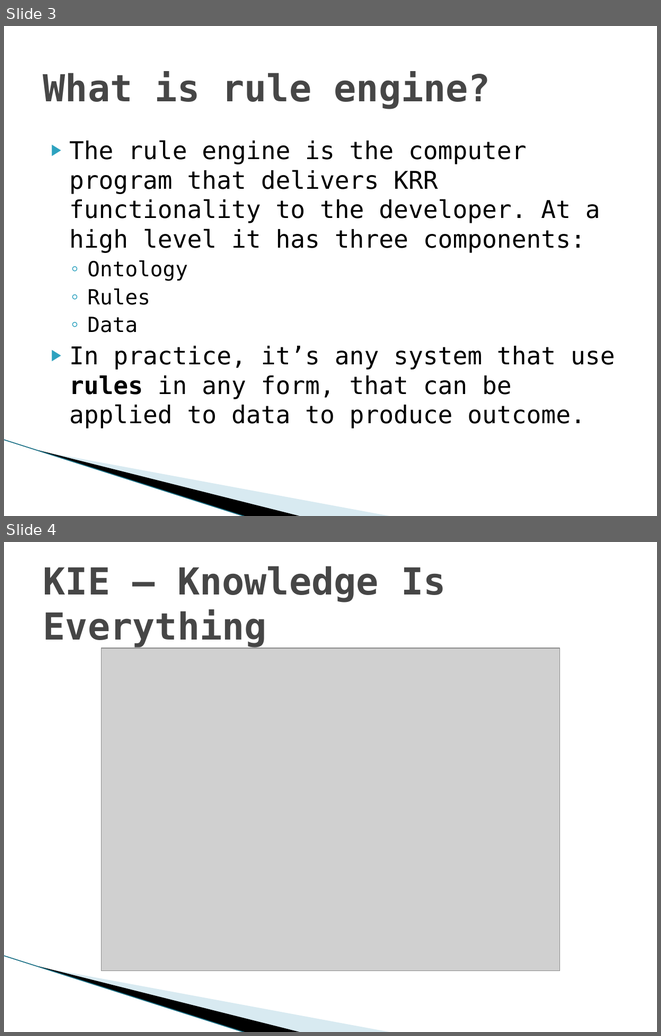
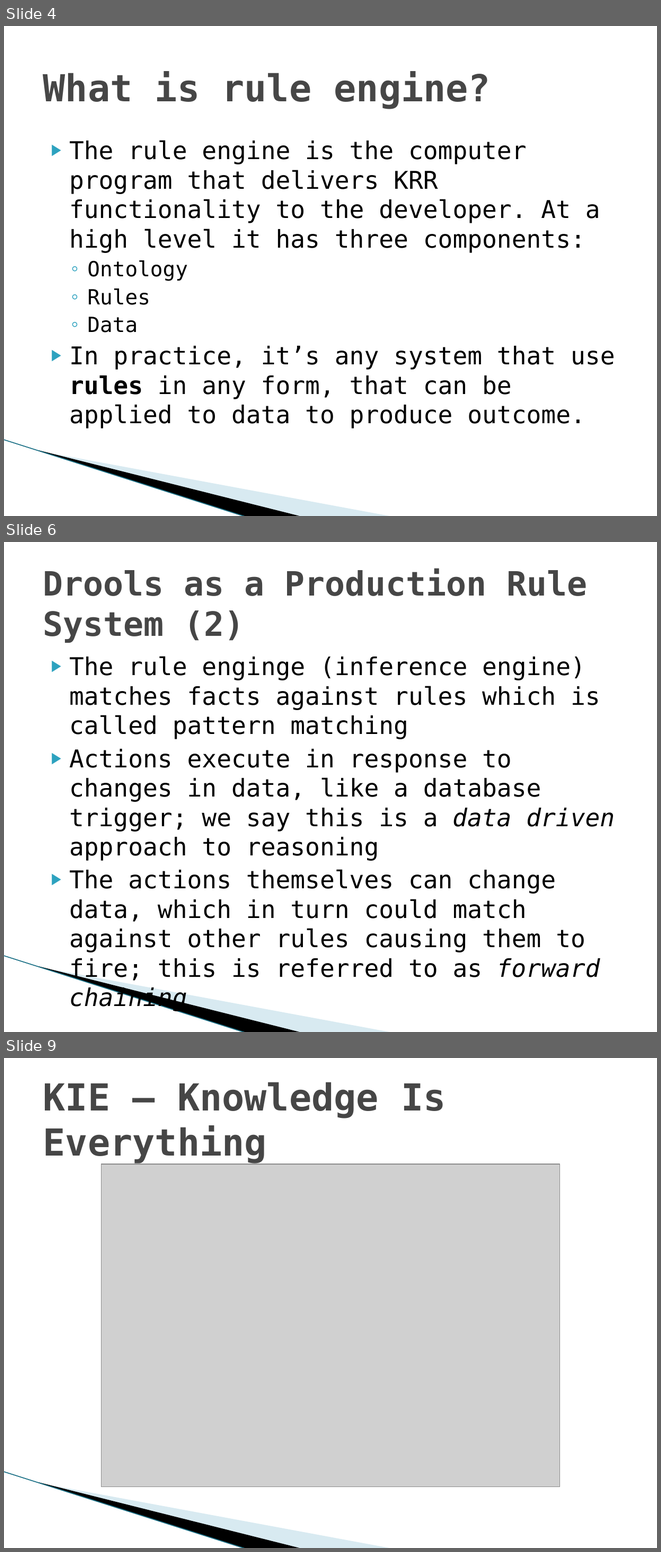
Before and after one commit to gspandy/drools-presentation-and-examples, a slide deck: drools-business-rules-engine.pptx. Shown one above the other, each under a label of ours: slides 3 and 4 before the commit, slides 4, 6 and 9 after it; the slides between them are not shown. The pictures are 661x1036 and 661x1552 pixels, drawn with LibreOffice and Linux fonts; fonts in the diff are those of the drawing; grey boxes stand for pictures; background and template pictures are left out. Boxes give left, top, right and bottom in pixels: in the first picture for what was removed or moved away, otherwise in the second. Text is boxed around its words. In the diff, an @@ line names an element or a change of style, - is before the commit and + after.

```diff
--- a/drools-business-rules-engine.pptx
+++ b/drools-business-rules-engine.pptx
@@ slide 6 added at [4, 542, 657, 1032], background #FFFFFF; not listed: 3 template elements that a slide beside it also shows @@
@@ title added at [43, 568, 587, 643], 36.9 pt, text #464646, bold @@
+Drools as a Production Rule System (2)
@@ text added at [69, 656, 615, 982], 27 pt, text #000000 @@
+▶ The rule enginge (inference engine) matches facts against rules which is called pattern matching
+▶ Actions execute in response to changes in data, like a database trigger; we say this is a data driven approach to reasoning
+▶ The actions themselves can change data, which in turn could match against other rules causing them to fire; this is referred to as forward chaining
@@ what was slide 3 is now slide 4 @@
@@ what was slide 4 is now slide 9 @@
```
Also in this commit, not shown: 2 slides changed, 11 other slides added, 3 slides removed.
